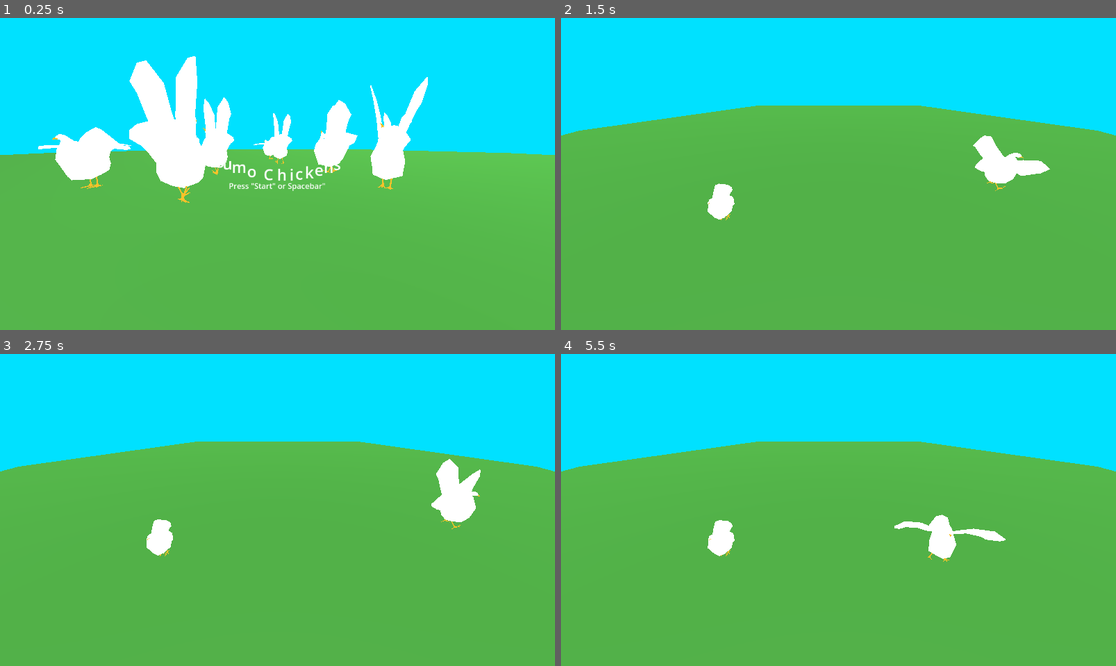
Above: before the commit, frames 1-4 (two rows, left to right).
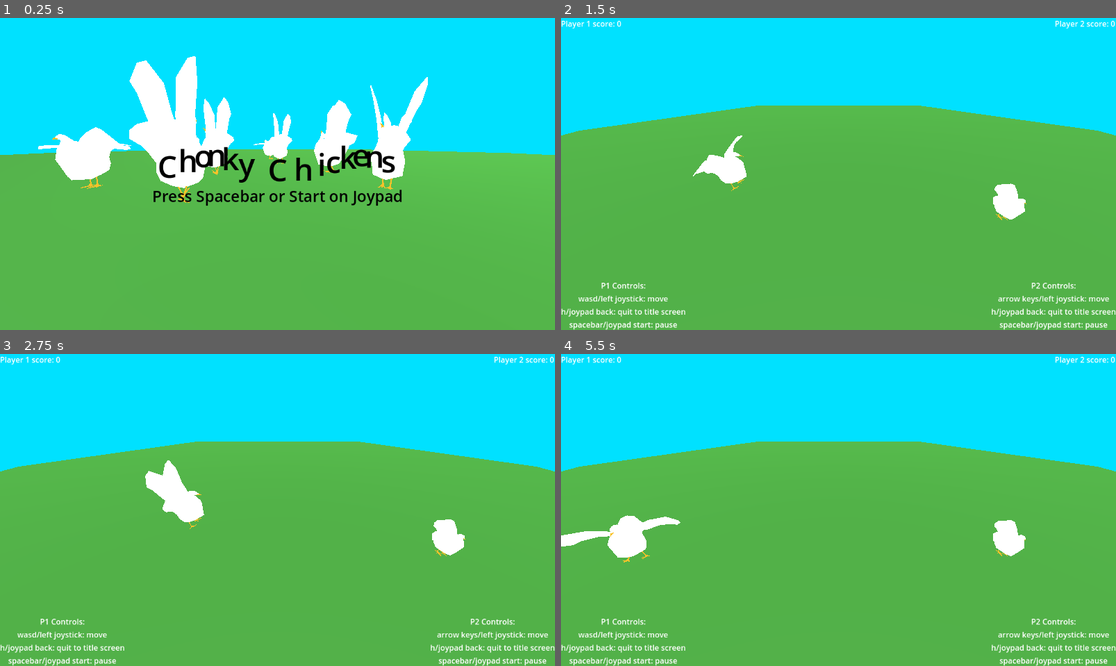
Above: after the commit, the same moments.

Repository: RudyFisher7/sumo_chickens
Game: Godot game, scene res://start_menu.tscn
The game is run twice, just before and just after one commit, with the same random seed, the same clock (stepped at 60 frames per second) and the same inputs.
Inputs:
- Up to frame 1 (0.25 s): no input
- Up to frame 2 (1.5 s): tap Enter (ui_accept) at 0.5, 0.77, 0.8, 1.07, 1.35 s; hold D (ui_right) 0.53-1.28 s; hold Home (ui_home) 0.53-1.28 s; hold S (ui_down) from 1.28 s (still down)
- Up to frame 3 (2.75 s): tap Enter (ui_accept) at 1.52, 1.82, 2.3 s; tap Home (ui_home) at 1.55 s; release S (ui_down) at 2.03 s; hold D (ui_right) from 2.03 s (still down); hold Home (ui_home) from 2.03 s (still down)
- Up to frame 4 (5.5 s): release D (ui_right) at 2.78 s; release Home (ui_home) at 2.78 s; hold W (ui_up) 2.78-3.53 s; tap Home (ui_home) at 2.85, 4.35 s; tap Enter (ui_accept) at 3.02, 3.32, 4.52, 4.82, 5.3 s; hold Enter (ui_accept) 3.53-4.28 s; hold A (ui_left) 3.53-5.03 s; hold S (ui_down) from 5.03 s (still down); hold Home (ui_home) from 5.03 s (still down)

The runs differ from the first frame. In frame 1, 2.3% of the frame differs, in the area x 27-73%, y 40-61%; in frame 2, 4.1%; in frame 3, 4.6%, in the area x 0-100%, y 0-100%; in frame 4, 4.4%.

Commit message:
add pause, win/lose condition, quit to start menu

Diff:
--- a/Chicken/chicken_3d.gd
+++ b/Chicken/chicken_3d.gd
@@ -15,7 +15,7 @@
 }
 
 
-@export_enum("PLAYER_1", "PLAYER_2") var _player_id: int = PLAYER_1
+@export_enum("PLAYER_1", "PLAYER_2") var player_id: int = PLAYER_1
 
 var _joypad_id: int = 0
 
@@ -34,7 +34,7 @@
 
 
 func _ready() -> void:
-	match _player_id:
+	match player_id:
 		PLAYER_1:
 			_button_right = KEY_RIGHT
 			_button_left = KEY_LEFT
@@ -87,9 +87,9 @@
 
 	var input_axes := Vector2.ZERO
 
-	if _player_id == PLAYER_1:
+	if player_id == PLAYER_1:
 		input_axes = Input.get_vector("ui_right", "ui_left", "ui_down", "ui_up")
-	if _player_id == PLAYER_2:
+	if player_id == PLAYER_2:
 		input_axes = Input.get_vector("ui_right_2p", "ui_left_2p", "ui_down_2p", "ui_up_2p")
 
 	_set_velocity.x = input_axes.x * -SPEED
--- a/Chicken/chicken_tester_3d.tscn
+++ b/Chicken/chicken_tester_3d.tscn
@@ -1,10 +1,12 @@
-[gd_scene load_steps=9 format=3 uid="uid://bo2xuee18xort"]
+[gd_scene load_steps=13 format=3 uid="uid://bo2xuee18xort"]
 
 [ext_resource type="Script" path="res://Chicken/chicken_3d.gd" id="1_lepkl"]
 [ext_resource type="PackedScene" uid="uid://ddi7n5lwqyaoc" path="res://Chicken/chicken_animation_state_machine.tscn" id="2_8noba"]
 [ext_resource type="PackedScene" uid="uid://ct5w1381on688" path="res://sky_box.tscn" id="3_cq3d2"]
 [ext_resource type="ArrayMesh" uid="uid://mkgyhhav41ll" path="res://arenas/arenas_Plane_002.res" id="3_x7toc"]
 [ext_resource type="Script" path="res://Chicken/pause_and_quit_handler.gd" id="5_a4g77"]
+[ext_resource type="Script" path="res://Chicken/safe_area.gd" id="5_dhkxd"]
+[ext_resource type="Script" path="res://score_label.gd" id="7_a46ib"]
 
 [sub_resource type="CylinderShape3D" id="CylinderShape3D_qk4mr"]
 height = 0.75
@@ -15,10 +17,46 @@
 [sub_resource type="ConcavePolygonShape3D" id="ConcavePolygonShape3D_e18nx"]
 data = PackedVector3Array(-7.9787, 0, 16, 7.9787, -20, 16, -7.9787, -20, 16, -7.9787, 0, 16, 7.9787, 0, 16, 7.9787, -20 …(1010 unchanged characters)…
 
+[sub_resource type="CylinderShape3D" id="CylinderShape3D_5atoc"]
+height = 8.0
+radius = 24.0
+
+[sub_resource type="GDScript" id="GDScript_8j44e"]
+script/source = "extends RichTextLabel
+
+
+var _bbcode_text: String = \"[center][wave amp=50.0 freq=5.0 connected=1][rainbow freq=1.0 sat=0.5 val=0.8]Player %s Wins![/rainbow][/wave][/center]\"
+
+
+func _ready() -> void:
+	hide()
+	process_mode = Node.PROCESS_MODE_ALWAYS
+
+	if GlobalScore.p1_score == GlobalScore.win_score:
+		text = _bbcode_text % 1
+		show()
+		get_tree().paused = true
+	if GlobalScore.p2_score == GlobalScore.win_score:
+		text = _bbcode_text % 2
+		show()
+		get_tree().paused = true
+
+
+func _input(event: InputEvent) -> void:
+	if not visible:
+		return
+	if event is InputEventKey or event is InputEventJoypadButton:
+		get_viewport().set_input_as_handled()
+		get_tree().paused = false
+		GlobalScore.p1_score = 0
+		GlobalScore.p2_score = 0
+		get_tree().change_scene_to_file(\"res://start_menu.tscn\")
+"
+
 [node name="ChickenTester3D" type="Node3D"]
 
 [node name="CharacterBody3D" type="CharacterBody3D" parent="."]
-transform = Transform3D(1, 0, 0, 0, 1, 0, 0, 0, 1, 2.107, 0.01, 0)
+transform = Transform3D(1, 0, 0, 0, 1, 0, 0, 0, 1, -4.29416, 0.01, 0)
 axis_lock_angular_x = true
 axis_lock_angular_z = true
 script = ExtResource("1_lepkl")
@@ -30,11 +68,11 @@
 [node name="ChickenAnimationStateMachine" parent="CharacterBody3D" instance=ExtResource("2_8noba")]
 
 [node name="CharacterBody3D2" type="CharacterBody3D" parent="."]
-transform = Transform3D(1, 0, 0, 0, 1, 0, 0, 0, 1, -3.096, 0.01, 0)
+transform = Transform3D(1, 0, 0, 0, 1, 0, 0, 0, 1, 4.47244, 0.01, 0)
 axis_lock_angular_x = true
 axis_lock_angular_z = true
 script = ExtResource("1_lepkl")
-_player_id = 1
+player_id = 1
 
 [node name="CollisionShape3D" type="CollisionShape3D" parent="CharacterBody3D2"]
 transform = Transform3D(1, 0, 0, 0, 1, 0, 0, 0, 1, 0, 0.375, 0)
@@ -50,14 +88,135 @@
 
 [node name="SkyBox" parent="." instance=ExtResource("3_cq3d2")]
 
-[node name="Arena" type="MeshInstance3D" parent="."]
-mesh = ExtResource("3_x7toc")
-
-[node name="StaticBody3D" type="StaticBody3D" parent="Arena"]
-
-[node name="CollisionShape3D" type="CollisionShape3D" parent="Arena/StaticBody3D"]
-shape = SubResource("ConcavePolygonShape3D_e18nx")
-
 [node name="Node3D" type="Node3D" parent="."]
 process_mode = 3
 script = ExtResource("5_a4g77")
+
+[node name="Arena" type="MeshInstance3D" parent="."]
+mesh = ExtResource("3_x7toc")
+
+[node name="StaticBody3D" type="StaticBody3D" parent="Arena"]
+
+[node name="CollisionShape3D" type="CollisionShape3D" parent="Arena/StaticBody3D"]
+shape = SubResource("ConcavePolygonShape3D_e18nx")
+
+[node name="Area3D" type="Area3D" parent="Arena"]
+unique_name_in_owner = true
+script = ExtResource("5_dhkxd")
+
+[node name="CollisionShape3D" type="CollisionShape3D" parent="Arena/Area3D"]
+transform = Transform3D(1, 0, 0, 0, 1, 0, 0, 0, 1, 0, 3.62157, 0)
+shape = SubResource("CylinderShape3D_5atoc")
+
+[node name="Control" type="Control" parent="."]
+layout_mode = 3
+anchors_preset = 15
+anchor_right = 1.0
+anchor_bottom = 1.0
+grow_horizontal = 2
+grow_vertical = 2
+
+[node name="VBoxContainer" type="VBoxContainer" parent="Control"]
+layout_mode = 1
+anchors_preset = 2
+anchor_top = 1.0
+anchor_bottom = 1.0
+offset_top = -40.0
+offset_right = 40.0
+grow_vertical = 0
+
+[node name="Label" type="Label" parent="Control/VBoxContainer"]
+layout_mode = 2
+text = "P1 Controls:"
+horizontal_alignment = 1
+
+[node name="Label3" type="Label" parent="Control/VBoxContainer"]
+layout_mode = 2
+text = "wasd/left joystick: move"
+horizontal_alignment = 1
+
+[node name="Label2" type="Label" parent="Control/VBoxContainer"]
+layout_mode = 2
+text = "h/joypad back: quit to title screen"
+horizontal_alignment = 1
+
+[node name="Label4" type="Label" parent="Control/VBoxContainer"]
+layout_mode = 2
+text = "spacebar/joypad start: pause"
+horizontal_alignment = 1
+
+[node name="VBoxContainer2" type="VBoxContainer" parent="Control"]
+layout_mode = 1
+anchors_preset = 3
+anchor_left = 1.0
+anchor_top = 1.0
+anchor_right = 1.0
+anchor_bottom = 1.0
+offset_left = -259.0
+offset_top = -86.0
+grow_horizontal = 0
+grow_vertical = 0
+
+[node name="Label" type="Label" parent="Control/VBoxContainer2"]
+layout_mode = 2
+text = "P2 Controls:"
+horizontal_alignment = 1
+
+[node name="Label3" type="Label" parent="Control/VBoxContainer2"]
+layout_mode = 2
+text = "arrow keys/left joystick: move"
+horizontal_alignment = 1
+
+[node name="Label2" type="Label" parent="Control/VBoxContainer2"]
+layout_mode = 2
+text = "h/joypad back: quit to title screen"
+horizontal_alignment = 1
+
+[node name="Label5" type="Label" parent="Control/VBoxContainer2"]
+layout_mode = 2
+text = "spacebar/joypad start: pause"
+horizontal_alignment = 1
+
+[node name="Label" type="Label" parent="Control"]
+layout_mode = 1
+offset_right = 127.0
+offset_bottom = 26.0
+text = "Player 1 Score: 0"
+script = ExtResource("7_a46ib")
+
+[node name="Label2" type="Label" parent="Control"]
+layout_mode = 1
+anchors_preset = 1
+anchor_left = 1.0
+anchor_right = 1.0
+offset_left = -127.0
+offset_bottom = 26.0
+grow_horizontal = 0
+text = "Player 2 Score: 0"
+script = ExtResource("7_a46ib")
+player_id = 1
+
+[node name="Label3" type="RichTextLabel" parent="Control"]
+process_mode = 3
+visible = false
+clip_contents = false
+layout_mode = 1
+anchors_preset = 8
+anchor_left = 0.5
+anchor_top = 0.5
+anchor_right = 0.5
+anchor_bottom = 0.5
+offset_left = -143.0
+offset_top = -67.0
+offset_right = 143.0
+offset_bottom = 67.0
+grow_horizontal = 2
+grow_vertical = 2
+theme_override_font_sizes/normal_font_size = 48
+bbcode_enabled = true
+text = "[center][wave amp=50.0 freq=5.0 connected=1][rainbow freq=1.0 sat=0.5 val=0.8]Player 2 Wins![/rainbow][/wave][/center]"
+fit_content = true
+scroll_active = false
+script = SubResource("GDScript_8j44e")
+
+[connection signal="body_exited" from="Arena/Area3D" to="Arena/Area3D" method="_on_body_exited"]
--- a/Chicken/pause_and_quit_handler.gd
+++ b/Chicken/pause_and_quit_handler.gd
@@ -10,6 +10,7 @@
 		get_viewport().set_input_as_handled()
 		if get_tree().paused:
 			get_tree().paused = false
+		%Area3D.body_exited.disconnect(%Area3D._on_body_exited) # This code is getting gross... I should clean this up after the jam
 		get_tree().change_scene_to_file("res://start_menu.tscn")
 	elif event.is_action_pressed("ui_accept"):
 		get_viewport().set_input_as_handled()
--- /dev/null
+++ b/Chicken/safe_area.gd
@@ -0,0 +1,16 @@
+extends Area3D
+
+
+func _on_body_exited(body: Node3D) -> void:
+	if body is Chicken3D:
+		var loser: Chicken3D = body as Chicken3D
+
+		if loser.player_id == Chicken3D.PLAYER_1:
+			GlobalScore.p2_score += 1
+		elif loser.player_id == Chicken3D.PLAYER_2:
+			GlobalScore.p1_score += 1
+
+		body_exited.disconnect(_on_body_exited) # for some reason this is being called twice
+
+		# Just reload the scene. Probably not efficient but good enough for a game jam.
+		get_tree().change_scene_to_file("res://Chicken/chicken_tester_3d.tscn")
--- /dev/null
+++ b/autoloads/score.gd
@@ -0,0 +1,9 @@
+class_name Score
+extends Node
+
+
+var win_score: int = 3
+
+
+var p1_score: int = 0
+var p2_score: int = 0
--- a/project.godot
+++ b/project.godot
@@ -14,6 +14,10 @@
 run/main_scene="res://start_menu.tscn"
 config/features=PackedStringArray("4.1", "GL Compatibility")
 config/icon="res://icon.svg"
+
+[autoload]
+
+GlobalScore="*res://autoloads/score.gd"
 
 [input]
 
--- /dev/null
+++ b/score_label.gd
@@ -0,0 +1,14 @@
+extends Label
+
+
+@export var player_id: int = 0
+
+
+func _ready() -> void:
+	var score: int = 0
+	if player_id == 0:
+		score = GlobalScore.p1_score
+	elif player_id == 1:
+		score = GlobalScore.p2_score
+
+	text = "Player %s score: %s" % [player_id + 1, score]
--- a/start_menu.tscn
+++ b/start_menu.tscn
@@ -28,14 +28,16 @@
 [node name="RichTextLabel" type="RichTextLabel" parent="Control/VBoxContainer"]
 clip_contents = false
 layout_mode = 2
-theme_override_font_sizes/normal_font_size = 32
+theme_override_font_sizes/normal_font_size = 64
 bbcode_enabled = true
-text = "[center][tornado radius=16.0 freq=4.0 connected=0]Sumo Chickens[/tornado][/center]"
+text = "[center][tornado radius=16.0 freq=4.0 connected=0][color=BLACK]Chonky Chickens[/color][/tornado][/center]"
 fit_content = true
 
 [node name="Label" type="Label" parent="Control/VBoxContainer"]
 layout_mode = 2
-text = "Press \"Start\" or Spacebar\""
+theme_override_colors/font_color = Color(0, 0, 0, 1)
+theme_override_font_sizes/font_size = 32
+text = "Press Spacebar or Start on Joypad"
 horizontal_alignment = 1
 vertical_alignment = 1
 
